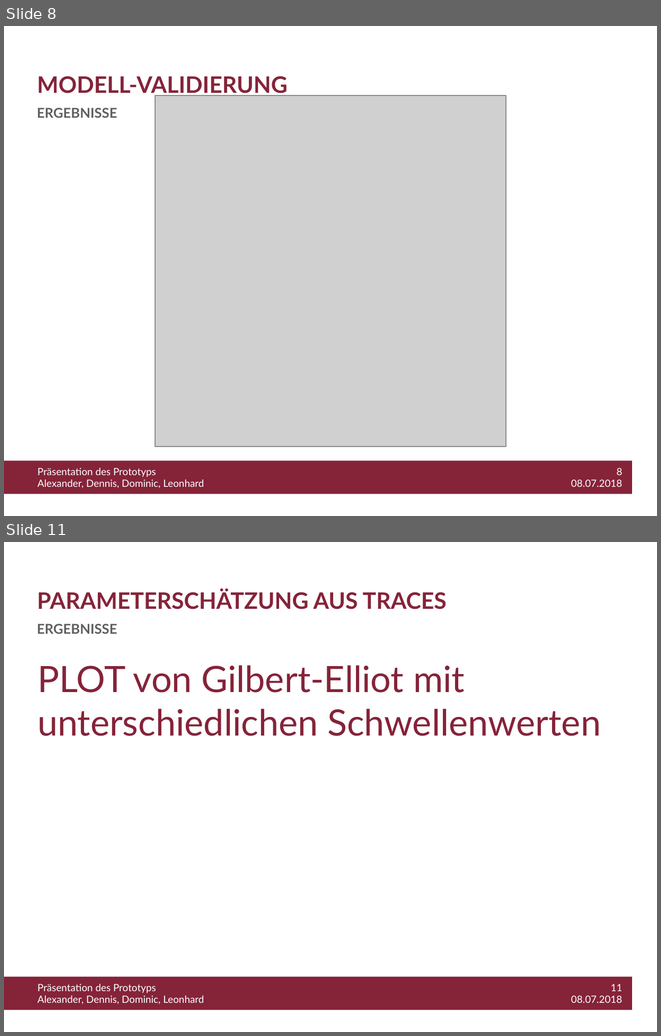
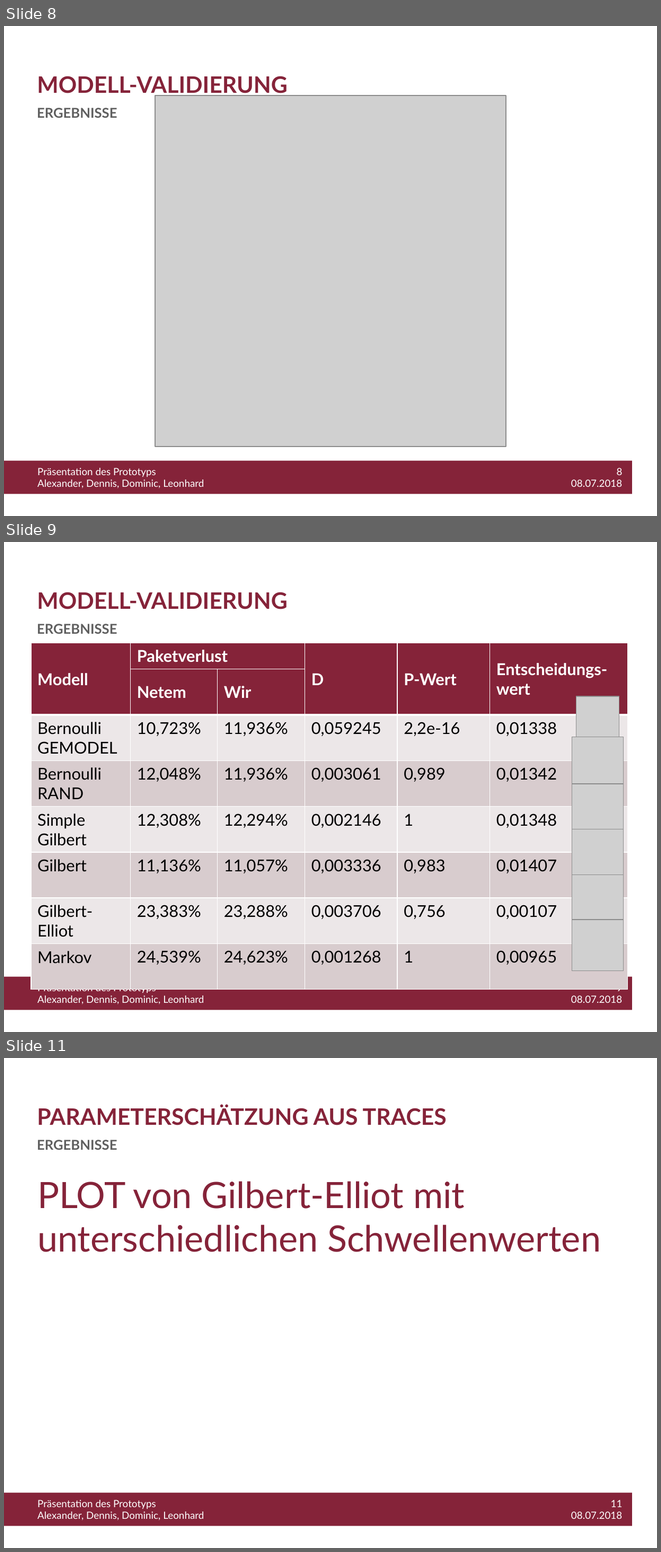
Before and after one commit to WiLEProjekt/Prototyp, a slide deck: Prototyp_Präsentation.pptx. Shown one above the other, each under a label of ours: slides 8 and 11 before the commit, slides 8, 9 and 11 after it; the slides between them are not shown. The pictures are 661x1036 and 661x1552 pixels, drawn with LibreOffice and Linux fonts; fonts in the diff are those of the drawing; grey boxes stand for pictures; background and template pictures are left out. Boxes give left, top, right and bottom in pixels: in the first picture for what was removed or moved away, otherwise in the second. Text is boxed around its words. In the diff, an @@ line names an element or a change of style, - is before the commit and + after.

```diff
--- a/Prototyp_Präsentation.pptx
+++ b/Prototyp_Präsentation.pptx
@@ slide 9 added at (4, 542, 657, 1032), background #FFFFFF; not listed: 3 template elements that a slide beside it also shows @@
@@ title added at (37, 592, 287, 609), 25 pt, text #852339, bold @@
+MODELL-VALIDIERUNG
@@ text added at (37, 624, 117, 634), 15 pt, text #5F5F5F, bold @@
+ERGEBNISSE
@@ table added at (31, 643, 628, 970), 8 rows, 6 columns @@
+Modell | Paketverlust |  | D | P-Wert | Entscheidungs-wert
+ | Netem | Wir |  |  | 
+Bernoulli / GEMODEL | 10,723% | 11,936% | 0,059245 | 2,2e-16 | 0,01338
+Bernoulli / RAND | 12,048% | 11,936% | 0,003061 | 0,989 | 0,01342
+Simple Gilbert | 12,308% | 12,294% | 0,002146 | 1 | 0,01348
+Gilbert | 11,136% | 11,057% | 0,003336 | 0,983 | 0,01407
+Gilbert-Elliot | 23,383% | 23,288% | 0,003706 | 0,756 | 0,00107
+Markov | 24,539% | 24,623% | 0,001268 | 1 | 0,00965
@@ picture added at (576, 696, 619, 739) @@
@@ picture added at (572, 737, 624, 788) @@
@@ picture added at (572, 784, 624, 835) @@
@@ picture added at (572, 829, 624, 881) @@
@@ picture added at (572, 874, 624, 926) @@
@@ picture added at (572, 919, 624, 971) @@
```
Also in this commit, not shown: 2 slides changed, 7 other slides added, 1 slide removed.
